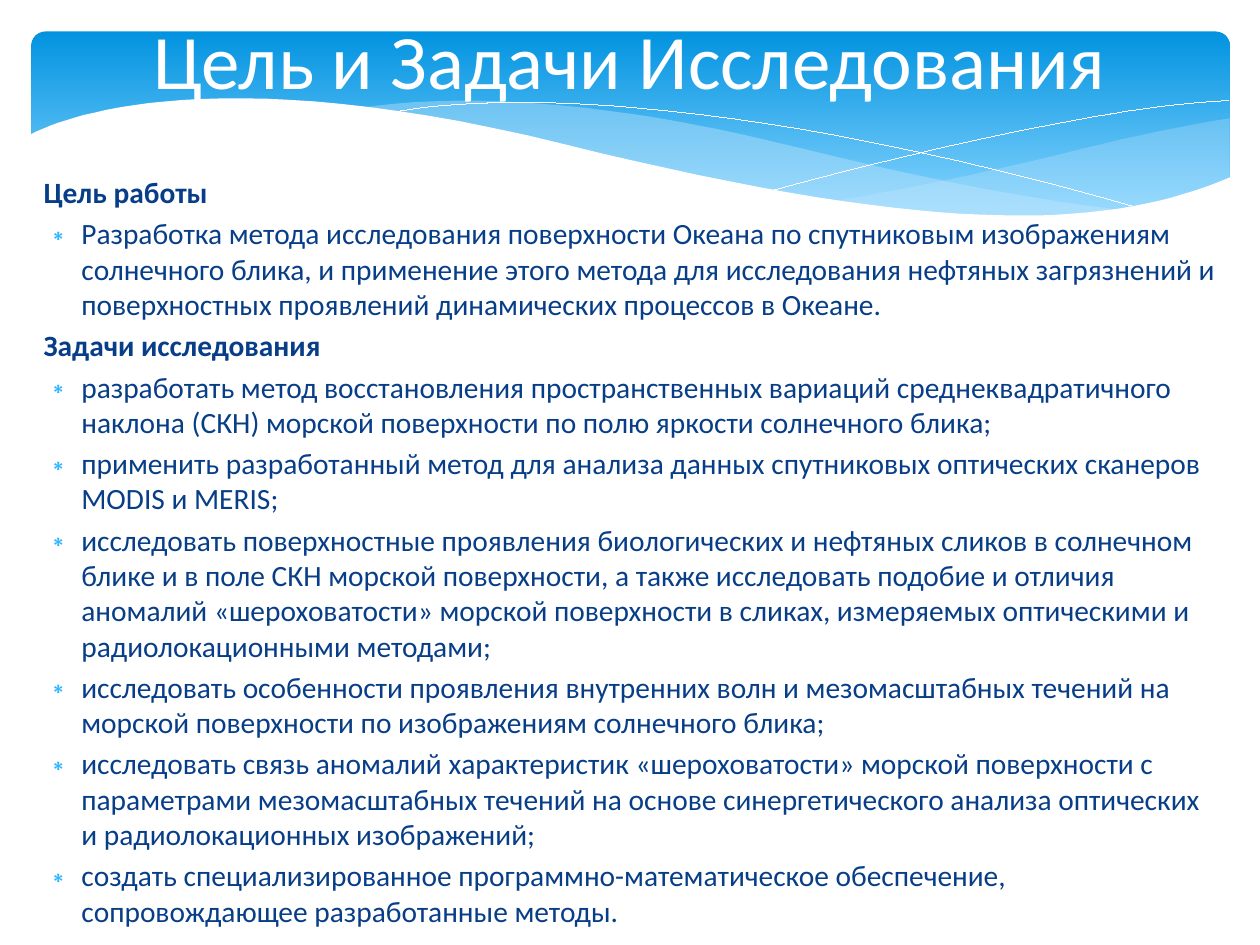
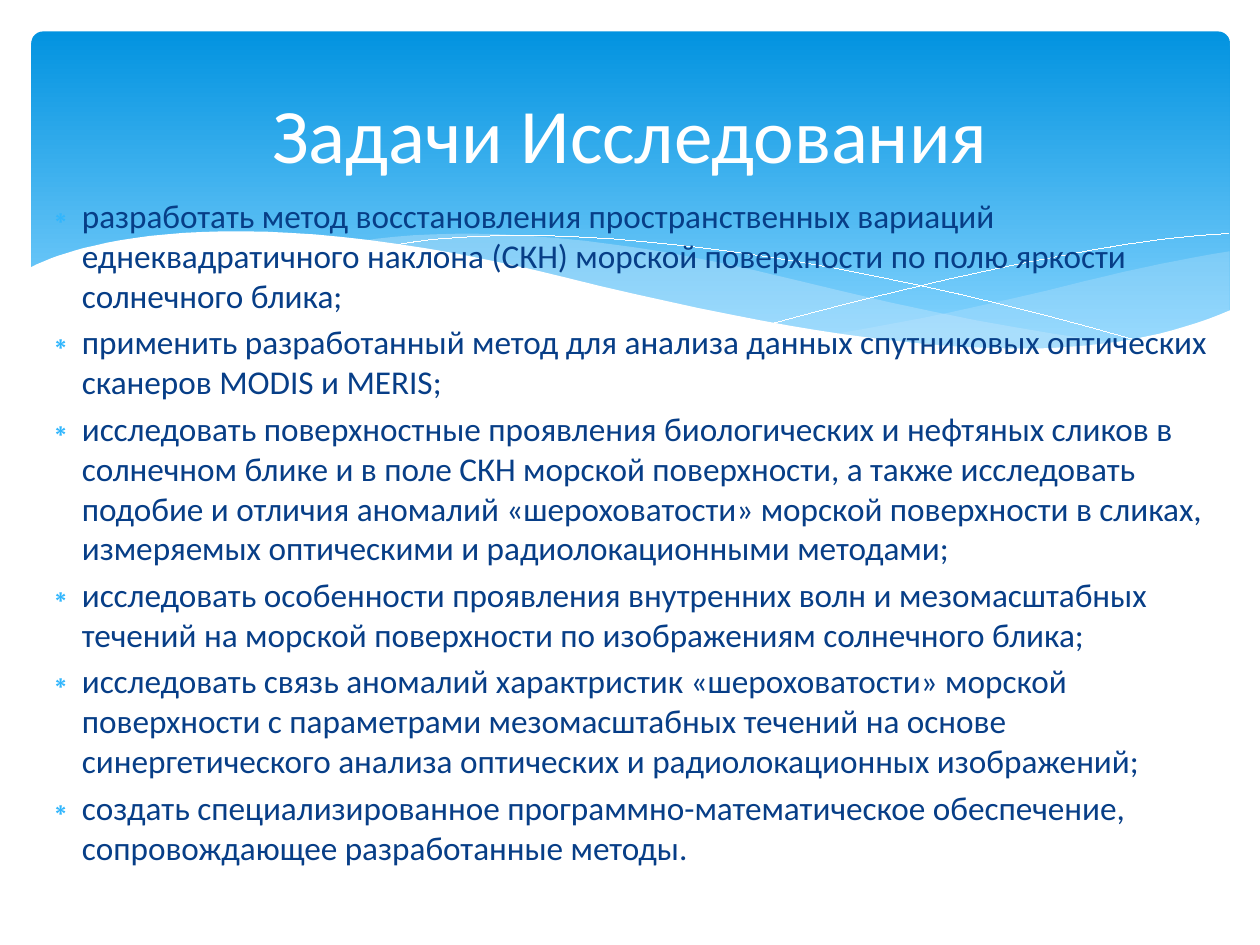
Before and after one commit to magican/Disser, a slide deck: slide 6 of Мясоедов_2014.pptx (slide 3 before the commit). Drawn at 1260x945 pixels with LibreOffice and Linux fonts; fonts in the diff are those of the drawing. Boxes give left, top, right and bottom in pixels: in the first picture for what was removed or moved away, otherwise in the second. Text is boxed around its words. In the diff, an @@ line names an element or a change of style, - is before the commit and + after.

```diff
--- a/Мясоедов_2014.pptx
+++ b/Мясоедов_2014.pptx
@@ rounded rectangle: place and size @@
-rounded rectangle at (32,32,1230,228)
+rounded rectangle at (32,32,1230,372)
@@ rounded rectangle at (32,32,1230,372): proportions changed @@
@@ title at (272,113,987,176): text changed @@
-Цель и Задачи Исследования
+Задачи Исследования
@@ text "разработать метод восстановления пространственных вариаций ...": place and size @@
-text "разработать метод восстановления пространственных вариаций ..." at (44,182,1215,891)
+text "разработать метод восстановления пространственных вариаций ..." at (82,205,1206,866)
@@ text at (82,205,1126,312): text changed; size 16.8 to 19 pt @@
-Цель работы
-∗ Разработка метода исследования поверхности Океана по спутниковым изображениям солнечного блика, и применение этого метода для исследования нефтяных загрязнений и поверхностных проявлений динамических процессов в Океане.
-Задачи исследования
-∗ разработать метод восстановления пространственных вариаций среднеквадратичного наклона (СКН) морской поверхности по полю яркости солнечного блика;
+∗ разработать метод восстановления пространственных вариаций еднеквадратичного наклона (СКН) морской поверхности по полю яркости солнечного блика;
@@ freeform shape: place and size @@
-freeform shape at (360,101,1124,218)
+freeform shape at (360,233,1124,350)
@@ freeform shape: place and size @@
-freeform shape at (772,101,1228,190)
+freeform shape at (772,233,1228,323)
@@ 3 freeform shapes: place and size @@
-3 freeform shapes at (29,98,1231,281)
+3 freeform shapes at (29,232,1231,415)
@@ text at (82,327,1206,866): size 16.8 to 19 pt in "применить разработанный метод для анализа данных спутниковых ...", "исследовать поверхностные проявления биологических и нефтяны ...", "исследовать особенности проявления внутренних волн и мезомас ...", "создать специализированное программно-математическое обеспеч ..." @@
@@ text at (82,670,1139,779): text changed; size 16.8 to 19 pt @@
-∗ исследовать связь аномалий характеристик «шероховатости» морской поверхности с параметрами мезомасштабных течений на основе синергетического анализа оптических и радиолокационных изображений;
+∗ исследовать связь аномалий характристик «шероховатости» морской поверхности с параметрами мезомасштабных течений на основе синергетического анализа оптических и радиолокационных изображений;
```
Also in this commit, not shown: 1 other slide changed, 6 slides added, 2 slides removed, 4 other files.
